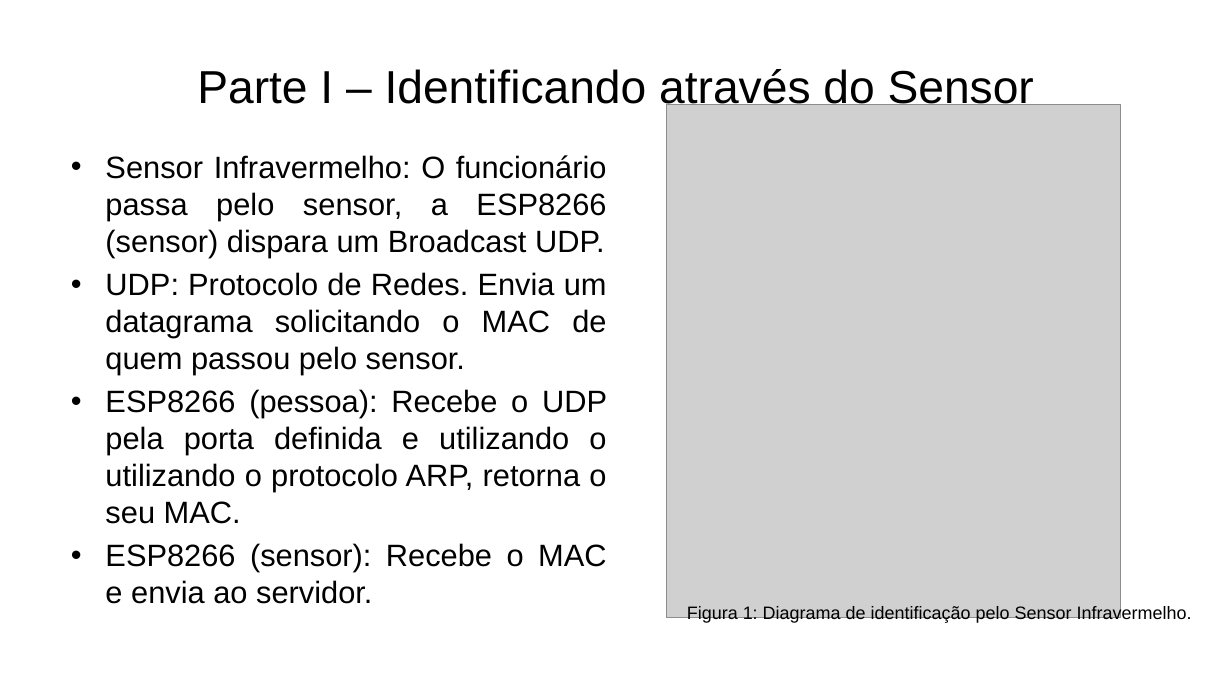
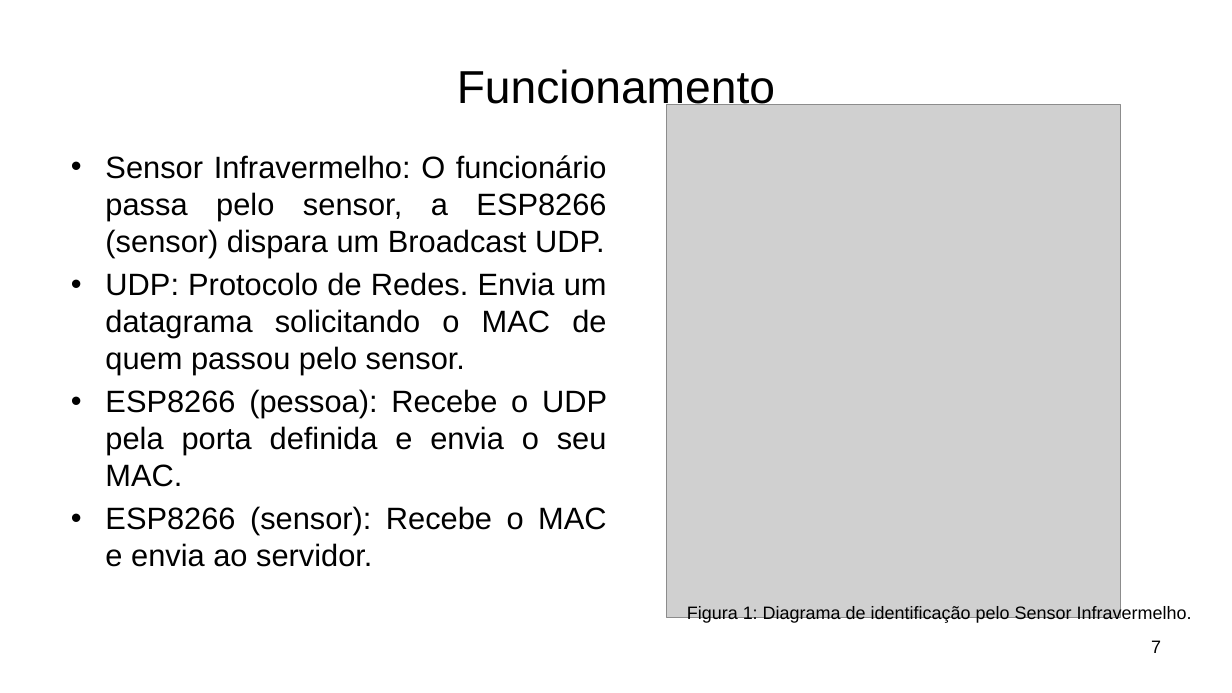
Before and after one commit to Guigajks/PI-VIII, a slide deck: slide 7 of Documentação/Apresentação Projeto PID.pptx. Drawn at 1232x693 pixels with LibreOffice and Linux fonts; fonts in the diff are those of the drawing; grey boxes stand for pictures; background and template pictures are left out. Boxes give left, top, right and bottom in pixels: in the first picture for what was removed or moved away, otherwise in the second. Text is boxed around its words. In the diff, an @@ line names an element or a change of style, - is before the commit and + after.

```diff
--- a/Documentação/Apresentação Projeto PID.pptx
+++ b/Documentação/Apresentação Projeto PID.pptx
@@ title at <box>457,69,775,113</box>: text changed @@
-Parte I – Identificando através do Sensor
+Funcionamento
@@ text at <box>105,389,607,487</box>: text changed @@
-• ESP8266 (pessoa): Recebe o UDP pela porta definida e utilizando o utilizando o protocolo ARP, retorna o seu MAC.
+• ESP8266 (pessoa): Recebe o UDP pela porta definida e envia o seu MAC.
@@ page number added at <box>1151,640,1161,653</box>, 14 pt, text #000000 @@
+7
```
Also in this commit, not shown: 11 other slides changed, 7 slides added, 6 other files.
